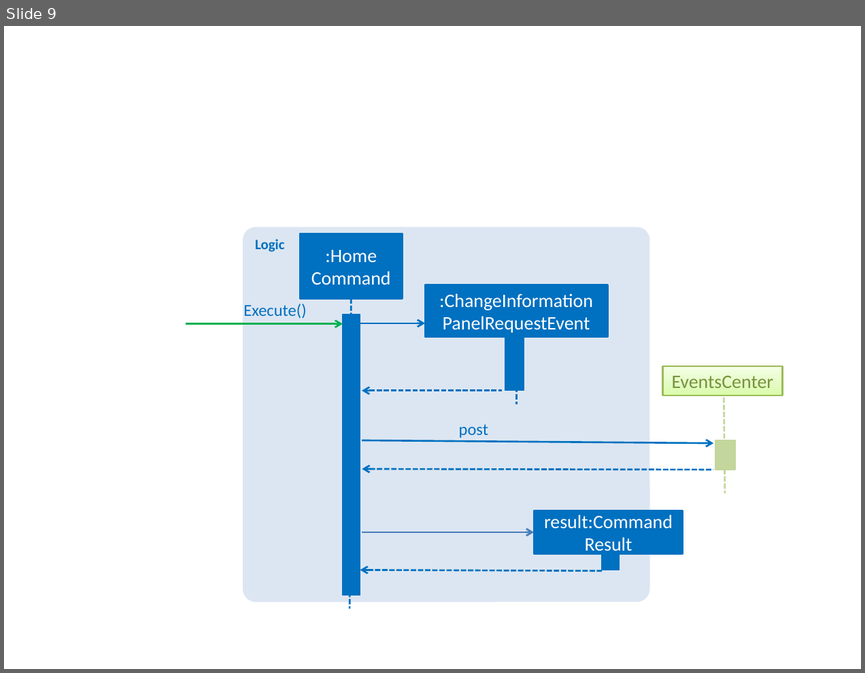
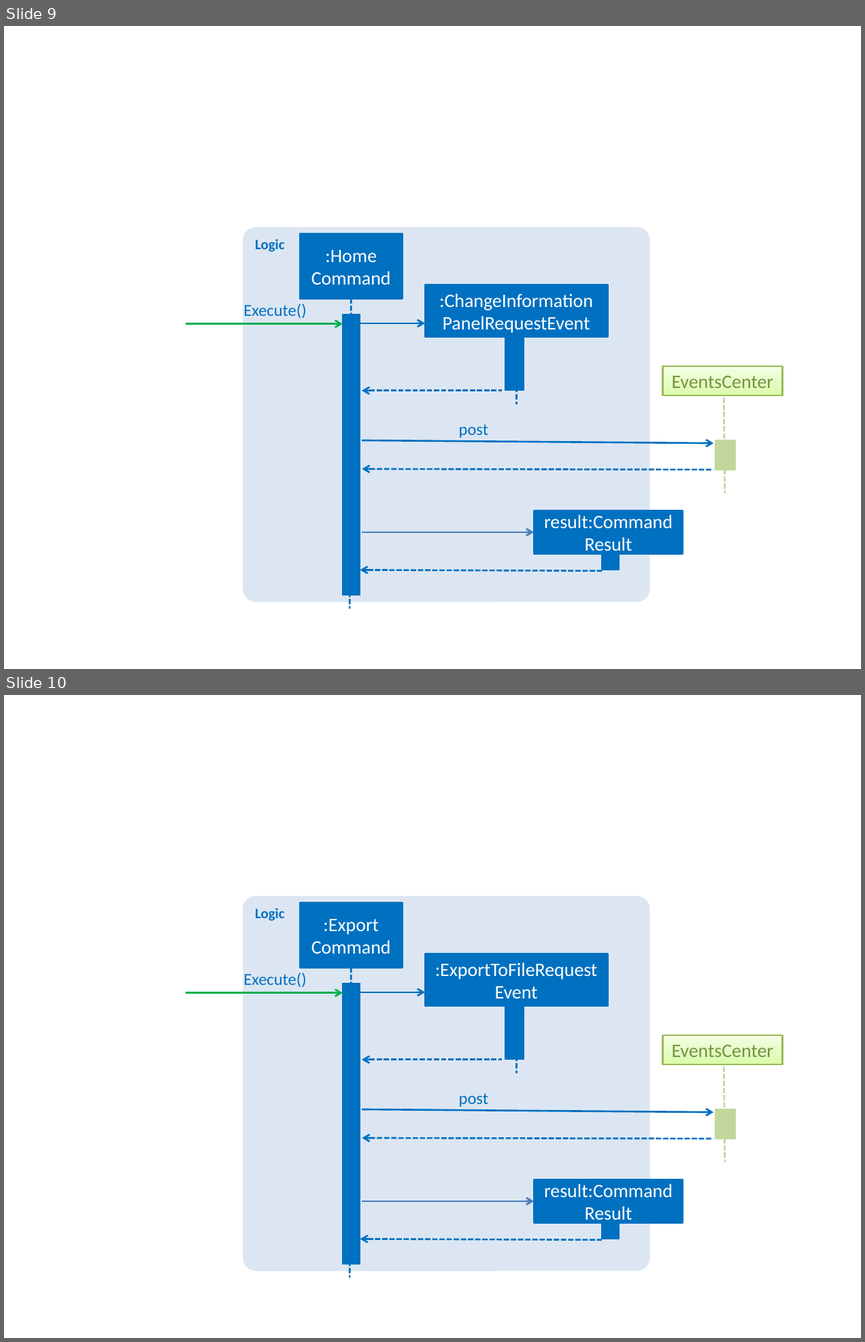
Before and after one commit to pwenzhe/addressbook-level4, a slide deck: docs/diagrams/LogicComponentSequenceDiagram.pptx. Shown one above the other, each under a label of ours: slide 9 before the commit, slides 9 and 10 after it. The pictures are 865x673 and 865x1342 pixels, drawn with LibreOffice and Linux fonts; fonts in the diff are those of the drawing. Boxes give left, top, right and bottom in pixels: in the first picture for what was removed or moved away, otherwise in the second. Text is boxed around its words. In the diff, an @@ line names an element or a change of style, - is before the commit and + after.

```diff
--- a/docs/diagrams/LogicComponentSequenceDiagram.pptx
+++ b/docs/diagrams/LogicComponentSequenceDiagram.pptx
@@ slide 10 added at box(4, 695, 861, 1338), background #FFFFFF @@
@@ group added at box(186, 896, 783, 1278): 8 rectangles, 7 arrows, 3 lines, 2 texts, 1 rounded rectangle @@
+Logic
+:Export
+Command
+Execute()
+result:Command Result
+:ExportToFileRequestEvent
+EventsCenter
+post
```
Also in this commit, not shown: 8 other files.
